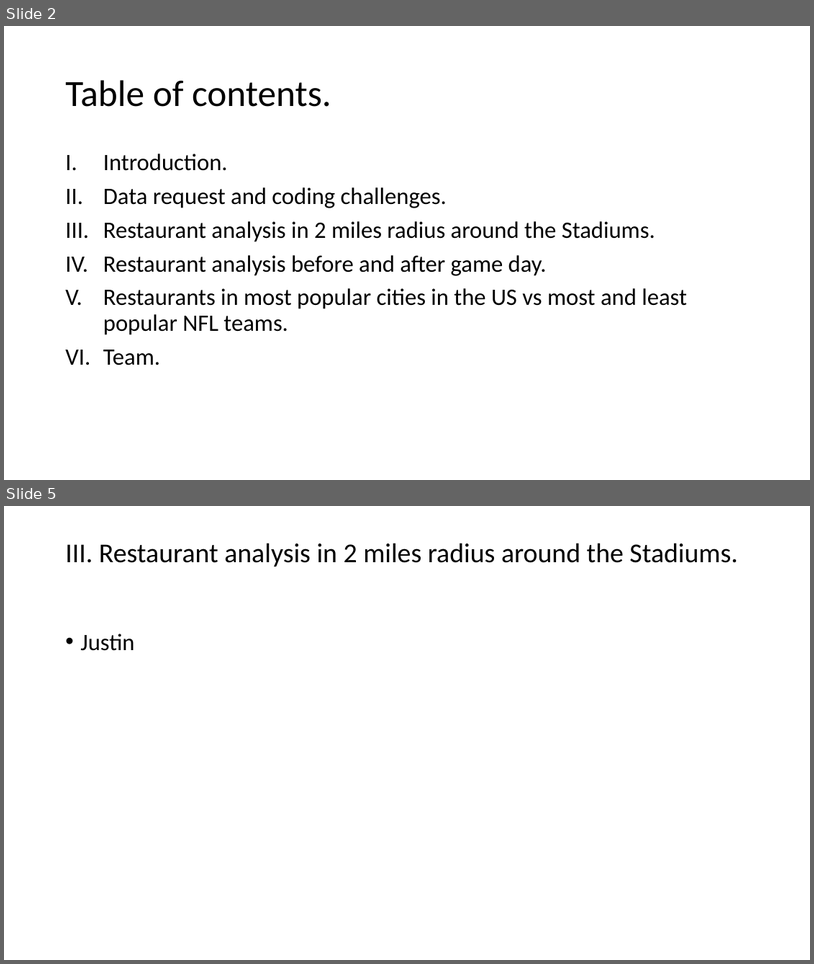
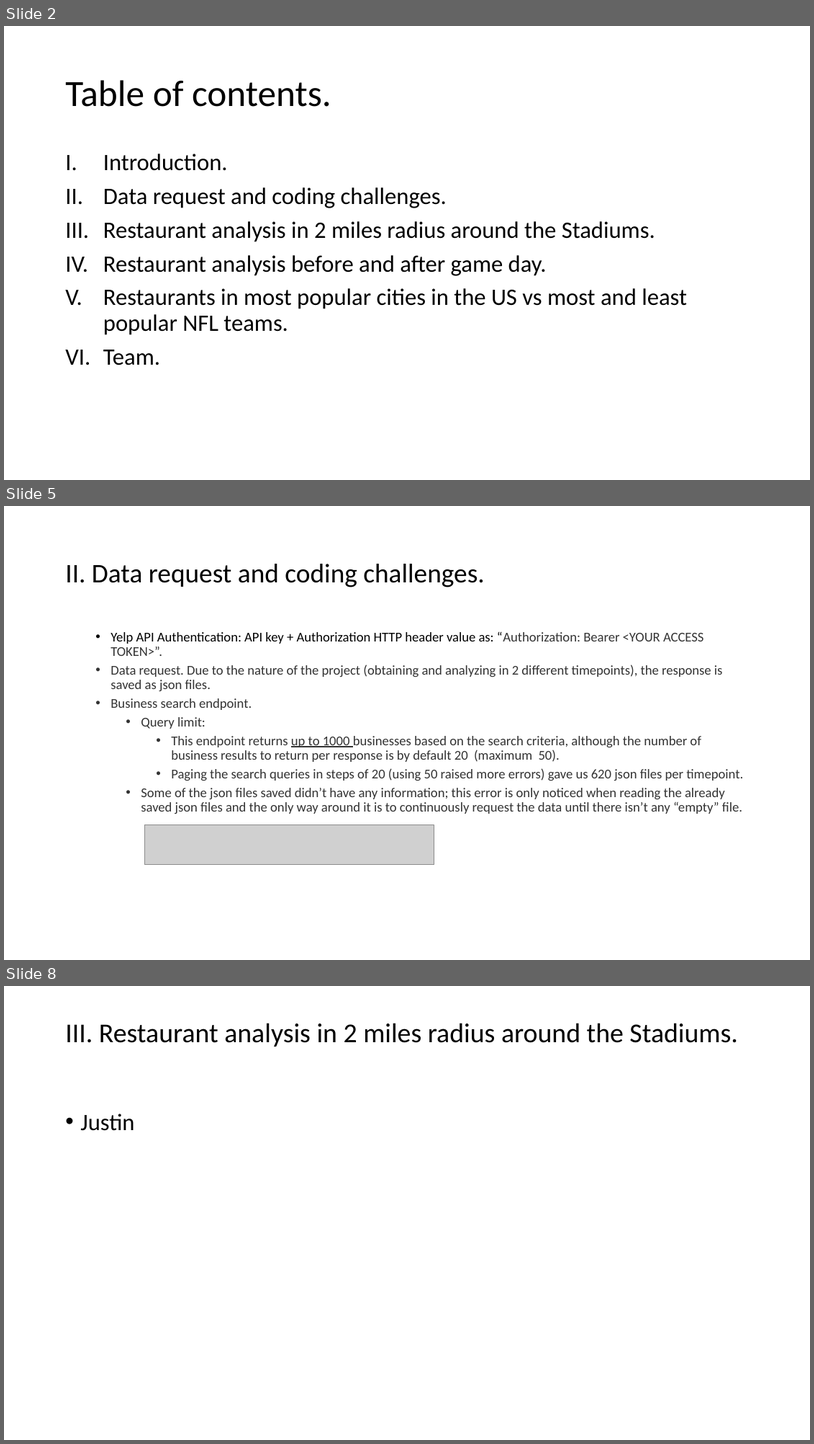
Before and after one commit to jjying89/Yelp-Restaurants-Analysis, a slide deck: Presentation/Team_4-Restaurant_Density_Analysis..pptx. Shown one above the other, each under a label of ours: slides 2 and 5 before the commit, slides 2, 5 and 8 after it; the slides between them are not shown. The pictures are 814x964 and 814x1444 pixels, drawn with LibreOffice and Linux fonts; fonts in the diff are those of the drawing; grey boxes stand for pictures. Boxes give left, top, right and bottom in pixels: in the first picture for what was removed or moved away, otherwise in the second. Text is boxed around its words. In the diff, an @@ line names an element or a change of style, - is before the commit and + after.

```diff
--- a/Presentation/Team_4-Restaurant_Density_Analysis..pptx
+++ b/Presentation/Team_4-Restaurant_Density_Analysis..pptx
@@ slide 5 added at box(4, 506, 810, 960), background #FFFFFF @@
@@ title added at box(65, 564, 484, 587), 32 pt, text #000000 @@
+II. Data request and coding challenges.
@@ text added at box(111, 632, 743, 813), 16 pt, text #333333 @@
+  • Yelp API Authentication: API key + Authorization HTTP header value as: “Authorization: Bearer <YOUR ACCESS TOKEN>”.
+  • Data request. Due to the nature of the project (obtaining and analyzing in 2 different timepoints), the response is saved as json files.
+  • Business search endpoint.
+    • Query limit:
+      • This endpoint returns up to 1000 businesses based on the search criteria, although the number of business results to return per response is by default 20 (maximum 50).
+      • Paging the search queries in steps of 20 (using 50 raised more errors) gave us 620 json files per timepoint.
+    • Some of the json files saved didn’t have any information; this error is only noticed when reading the already saved json files and the only way around it is to continuously request the data until there isn’t any “empty” file.
@@ picture added at box(145, 825, 434, 865) @@
@@ what was slide 5 is now slide 8 @@
```
Also in this commit, not shown: 2 slides changed, 6 other slides added, 1 slide removed, 1 other file.
